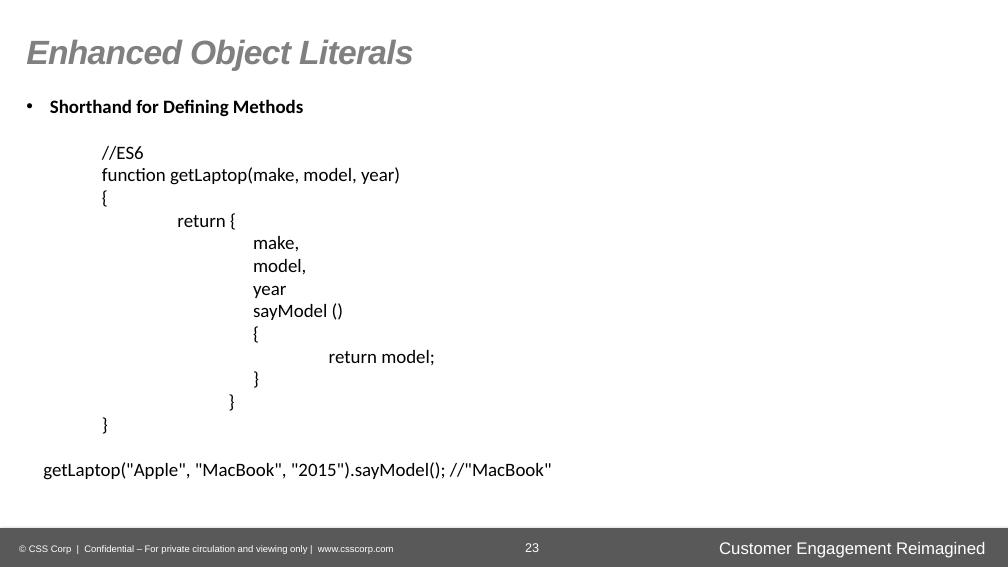
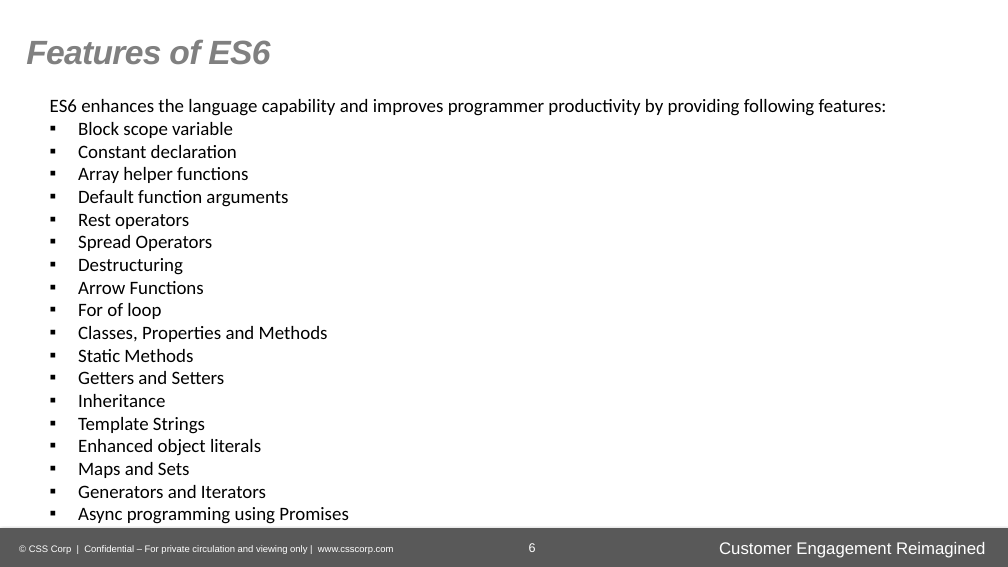
Before and after one commit to gurudevraj/asEmployee, a slide deck: slide 6 of ECMAScript 6-P2.pptx (slide 23 before the commit). Drawn at 1008x567 pixels with LibreOffice and Linux fonts; fonts in the diff are those of the drawing; background and template pictures are left out. Boxes give left, top, right and bottom in pixels: in the first picture for what was removed or moved away, otherwise in the second. Text is boxed around its words. In the diff, an @@ line names an element or a change of style, - is before the commit and + after.

```diff
--- a/ECMAScript 6-P2.pptx
+++ b/ECMAScript 6-P2.pptx
@@ text at [26, 40, 270, 64]: text changed @@
-Enhanced Object Literals
+Features of ES6
@@ text removed at [43, 99, 552, 480] @@
-• Shorthand for Defining Methods
-//ES6
-function getLaptop(make, model, year)
-{
-return {
-make,
-model,
-year
-sayModel ()
-{
-return model;
-}
-}
-}
-getLaptop("Apple", "MacBook", "2015").sayModel(); //"MacBook"
@@ text added at [50, 99, 887, 524], 18 pt, text #000000 @@
+ES6 enhances the language capability and improves programmer productivity by providing following features:
+▪ Block scope variable
+▪ Constant declaration
+▪ Array helper functions
+▪ Default function arguments
+▪ Rest operators
+▪ Spread Operators
+▪ Destructuring
+▪ Arrow Functions
+▪ For of loop
+▪ Classes, Properties and Methods
+▪ Static Methods
+▪ Getters and Setters
+▪ Inheritance
+▪ Template Strings
+▪ Enhanced object literals
+▪ Maps and Sets
+▪ Generators and Iterators
+▪ Async programming using Promises
@@ page number at [529, 543, 536, 552]: text changed @@
-23
+6
```
Also in this commit, not shown: 14 other slides changed, 24 slides added, 9 slides removed, 3 other files.
